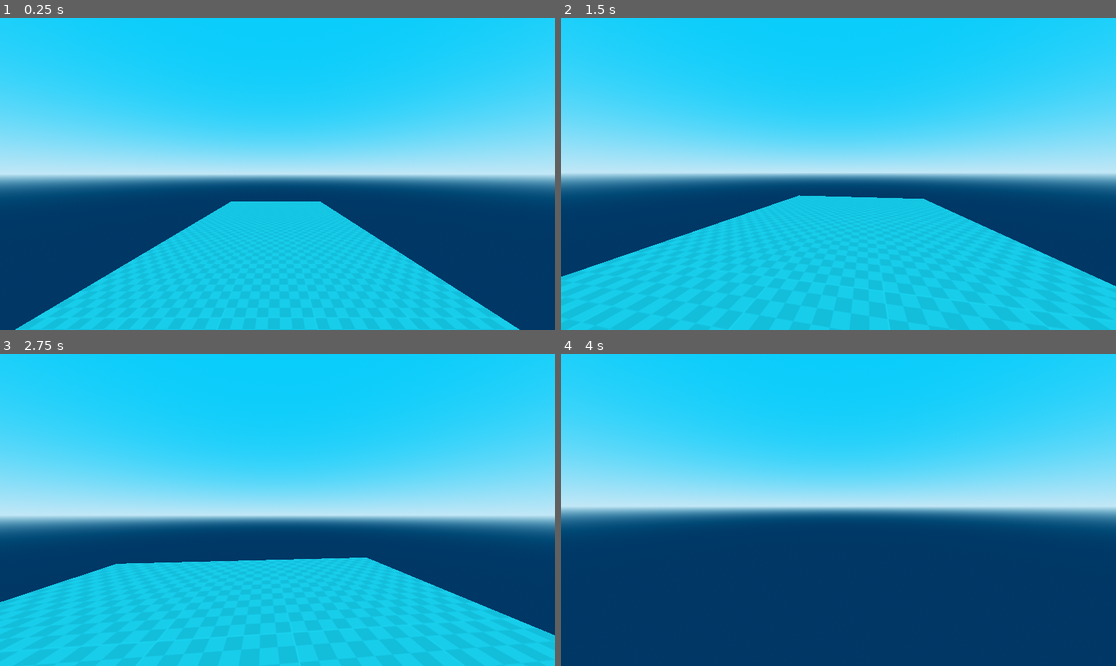
Above: before the commit, frames 1-4 (two rows, left to right).
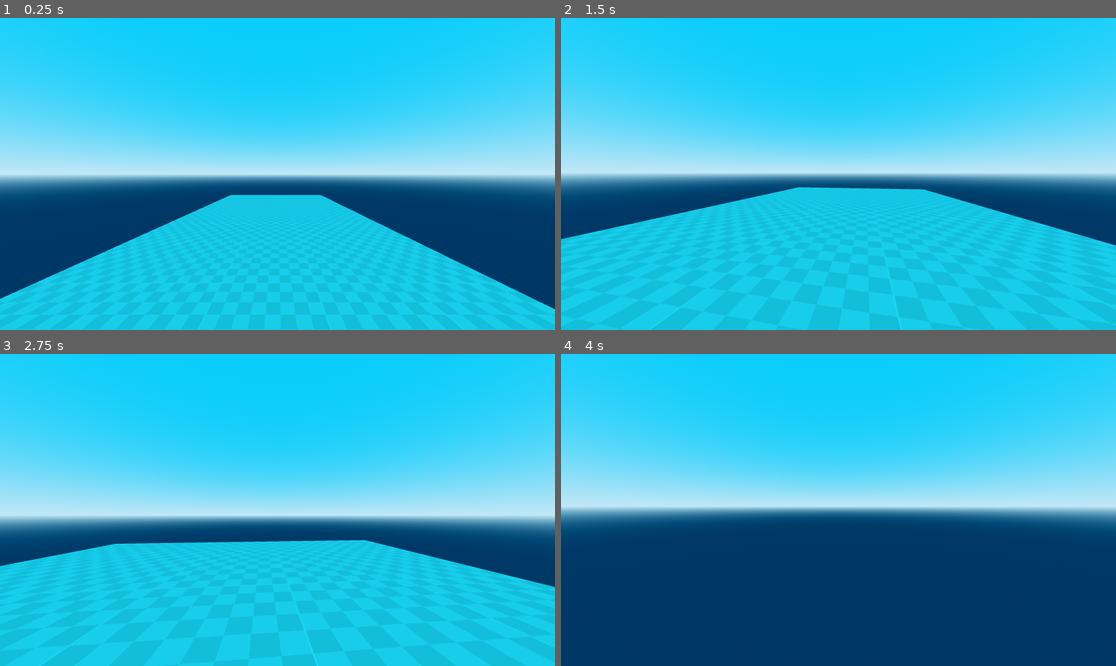
Above: after the commit, the same moments.

Repository: sharkpossum/Hex-Factor
Game: Godot game, scene res://scenes/world/world.tscn
Two runs of this game, one before a commit and one after it. Both use one fixed random seed, a clock stepped at 60 frames per second and the inputs below.
Inputs (mouse positions are in pixels of both pictures, inside the frame that each line leads up to):
- Up to frame 1 (0.25 s): no input
- Up to frame 2 (1.5 s): move the mouse to (866, 174) at 0.52 s; hold W (forward) from 0.53 s (still down); tap Space (jump) at 0.6, 0.77, 1.07, 1.35 s; move the mouse to (810, 174) at 1.27 s
- Up to frame 3 (2.75 s): keep holding W (forward); tap Space (jump) at 1.52, 1.82, 2.1 s; move the mouse to (288, 503) at 2.02 s
- Up to frame 4 (4 s): keep holding W (forward); move the mouse to (832, 516) at 2.77 s; tap Space (jump) at 2.85, 3.02, 3.32, 3.6, 3.77 s; move the mouse to (877, 513) at 3.52 s

The runs differ from the first frame. In frame 1, 6.6% of the frame differs, in the area x 0-100%, y 56-100%; in frame 2, 6.7%; in frame 3, 8.3%, in the area x 0-100%, y 59-100%; in frame 4, less than 0.1%.

Commit message:
Added head bobbing, moved player stats like speed into resource file instead

Diff:
--- a/project.godot
+++ b/project.godot
@@ -51,3 +51,10 @@
 "events": [Object(InputEventKey,"resource_local_to_scene":false,"resource_name":"","device":-1,"window_id":0,"alt_press …(195 unchanged characters)…
 ]
 }
+
+[rendering]
+
+anti_aliasing/quality/msaa_2d=2
+anti_aliasing/quality/msaa_3d=2
+anti_aliasing/quality/screen_space_aa=1
+anti_aliasing/quality/use_taa=true
--- /dev/null
+++ b/scenes/player/Player_Stats.gd
@@ -0,0 +1,8 @@
+extends Resource
+
+class_name Player_Stats
+
+@export var SPEED = 5.0
+@export var WALK_SPEED = 5.0
+@export var SPRINT_SPEED = 8.0
+@export var JUMP_VELOCITY = 4.5
--- /dev/null
+++ b/scenes/player/Player_Stats.tres
@@ -0,0 +1,10 @@
+[gd_resource type="Resource" script_class="Player_Stats" load_steps=2 format=3 uid="uid://e5kokaakjgxw"]
+
+[ext_resource type="Script" uid="uid://b7gd5fncajrhf" path="res://scenes/player/Player_Stats.gd" id="1_a7dbm"]
+
+[resource]
+script = ExtResource("1_a7dbm")
+SPEED = 5.0
+WALK_SPEED = 5.0
+SPRINT_SPEED = 8.0
+metadata/_custom_type_script = "uid://b7gd5fncajrhf"
--- a/scenes/player/player.gd
+++ b/scenes/player/player.gd
@@ -1,23 +1,34 @@
 extends CharacterBody3D
 
-@export var config: Player_Config;
+@export var config: Player_Config
+@export var stats: Player_Stats
 
-const SPEED = 5.0
-const JUMP_VELOCITY = 4.5
+# Head bobbing
+@export var BOB_FREQ : float = 2.0
+@export var BOB_AMP : float = 0.06
+var bobTime: float = 0.0
 
 @onready var head = %Head
 @onready var playerCam = %PlayerCamera
 
 func _ready():
-	Input.mouse_mode = Input.MOUSE_MODE_CAPTURED;
+	Input.mouse_mode = Input.MOUSE_MODE_CAPTURED
 	pass
 
 func _unhandled_input(event: InputEvent) -> void:
 	if event is InputEventMouseMotion:
 		head.rotate_y(event.relative.x * -1 * config.MOUSE_SENSITIVITY)
 		playerCam.rotate_x(event.relative.y * -1 * config.MOUSE_SENSITIVITY)
-		playerCam.rotation.x = clamp(playerCam.rotation.x, deg_to_rad(-40), deg_to_rad(60))
+		playerCam.rotation.x = clamp(playerCam.rotation.x, deg_to_rad(-60), deg_to_rad(60))
 		pass
+	pass
+
+func _head_bob(delta: float, velocity: Vector3):
+	bobTime += delta * velocity.length() * float(is_on_floor())
+	var bobPos = Vector3.ZERO;
+	bobPos.y = sin(bobTime * BOB_FREQ) * BOB_AMP
+	bobPos.x = sin(bobTime * BOB_FREQ / 2) * BOB_AMP
+	head.transform.origin = bobPos
 	pass
 
 func _physics_process(delta: float) -> void:
@@ -27,7 +38,7 @@
 
 	# Handle jump.
 	if Input.is_action_just_pressed("jump") and is_on_floor():
-		velocity.y = JUMP_VELOCITY
+		velocity.y = stats.JUMP_VELOCITY
 
 	# Get the input direction and handle the movement/deceleration.
 	# As good practice, you should replace UI actions with custom gameplay actions.
@@ -36,10 +47,11 @@
 	# Set direction basis to head direction.
 	var direction = (head.transform.basis * Vector3(input_dir.x, 0, input_dir.y)).normalized()
 	if direction:
-		velocity.x = direction.x * SPEED
-		velocity.z = direction.z * SPEED
+		velocity.x = direction.x * stats.SPEED
+		velocity.z = direction.z * stats.SPEED
 	else:
 		velocity.x = 0
 		velocity.z = 0
 
 	move_and_slide()
+	_head_bob(delta, velocity)
--- a/scenes/player/player.tscn
+++ b/scenes/player/player.tscn
@@ -1,7 +1,8 @@
-[gd_scene load_steps=5 format=3 uid="uid://df4cptti61gjf"]
+[gd_scene load_steps=6 format=3 uid="uid://df4cptti61gjf"]
 
 [ext_resource type="Script" uid="uid://c6ookd8igxpbd" path="res://scenes/player/player.gd" id="1_8afob"]
 [ext_resource type="Resource" uid="uid://c0ajcrf01ge0x" path="res://scenes/player/player_config.tres" id="2_dovo2"]
+[ext_resource type="Resource" uid="uid://e5kokaakjgxw" path="res://scenes/player/Player_Stats.tres" id="3_gmlin"]
 
 [sub_resource type="CapsuleMesh" id="CapsuleMesh_x7p2l"]
 
@@ -13,6 +14,7 @@
 [node name="CharacterBody3D" type="CharacterBody3D" parent="."]
 script = ExtResource("1_8afob")
 config = ExtResource("2_dovo2")
+stats = ExtResource("3_gmlin")
 
 [node name="Head" type="Node3D" parent="CharacterBody3D"]
 unique_name_in_owner = true
@@ -29,3 +31,5 @@
 
 [node name="CollisionShape3D" type="CollisionShape3D" parent="CharacterBody3D"]
 shape = SubResource("ConvexPolygonShape3D_8afob")
+
+[node name="PlayerState" type="Node" parent="."]
--- a/scenes/player/player_config.tres
+++ b/scenes/player/player_config.tres
@@ -1,6 +1,6 @@
 [gd_resource type="Resource" script_class="Player_Config" load_steps=2 format=3 uid="uid://c0ajcrf01ge0x"]
 
-[ext_resource type="Script" uid="uid://cvg54kx506vmq" path="res://scenes/player/playerConfig.gd" id="1_m1w7y"]
+[ext_resource type="Script" uid="uid://cvg54kx506vmq" path="res://scenes/player/Player_Config.gd" id="1_m1w7y"]
 
 [resource]
 script = ExtResource("1_m1w7y")
Renamed: scenes/player/playerConfig.gd -> scenes/player/Player_Config.gd
Renamed: scenes/player/playerConfig.gd.uid -> scenes/player/Player_Config.gd.uid
Not shown, added: scenes/player/Player_Stats.gd.uid
